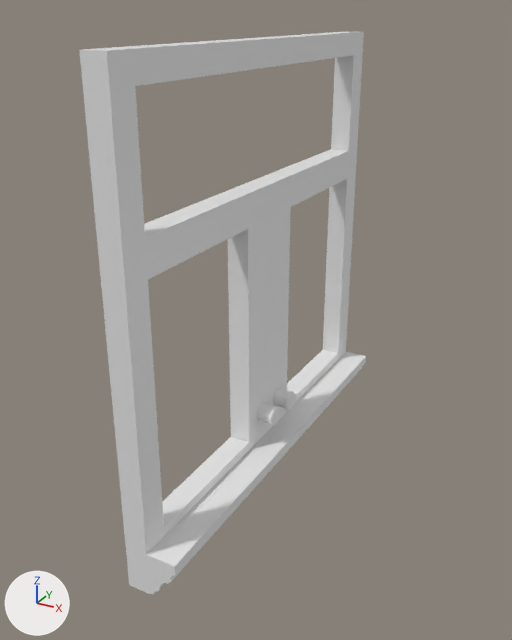
What one commit did to the Blender file BlenderAssets/Levels/wall_blockouts.blend.
The view is the same before and after, from a 50 mm lens placed at (1.39, -3.66, 2.11), pointed at (0.03, -1.18, 0.87). The axes (+X, +Y, +Z) are drawn at lower left. The lights are the same throughout.

The first picture shows 'SM_BWall_PieceD_03'.
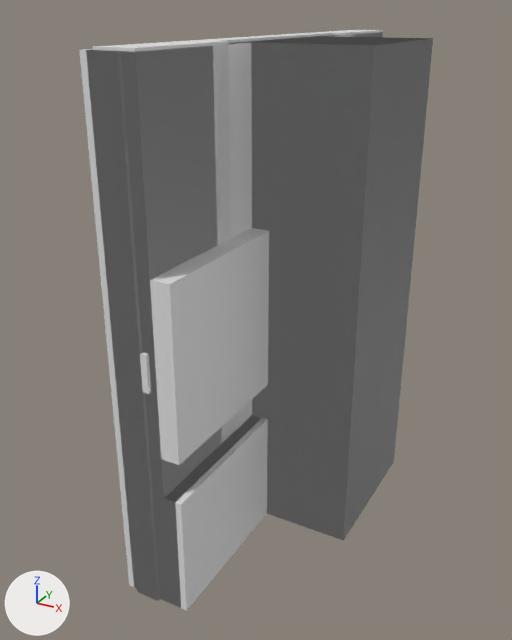
The edits, one by one:
Object 'SM_BWall_PieceA_02' (ob_sm_bwall_piecea_02) is now shown.
Object 'SM_BWall_PieceA_02' (ob_sm_bwall_piecea_02) moves from (0.1, 1.0, 0.0) to (0.1, 0.0, 0.0).
Object 'SM_BWall_PieceA_03' (ob_sm_bwall_piecea_03) is now shown.
Object 'SM_BWall_PieceA_03' (ob_sm_bwall_piecea_03) moves from (0.1, 1.0, 0.009) to (0.1, 0.0, 0.009).
Object 'SM_BWall_PieceB_01' (ob_sm_bwall_pieceb_01) is now shown.
Object 'SM_BWall_PieceB_01' (ob_sm_bwall_pieceb_01) moves from (0.175, 1.0, 0.0) to (0.175, 0.0, 0.0).
Object 'SM_BWall_PieceB_02' (ob_sm_bwall_pieceb_02) is now shown.
Object 'SM_BWall_PieceB_02' (ob_sm_bwall_pieceb_02) moves from (0.075, 1.0, 0.0) to (0.075, 0.0, 0.0).
Object 'SM_BWall_PieceB_03' (ob_sm_bwall_pieceb_03) is now shown.
Object 'SM_BWall_PieceB_03' (ob_sm_bwall_pieceb_03) moves from (0.075, 1.0, 0.0) to (0.075, 0.0, 0.0).
Object 'SM_BWall_PieceC_01' (ob_sm_bwall_piecec_01) is now shown.
Object 'SM_BWall_PieceC_01' (ob_sm_bwall_piecec_01) moves from (0.05, 0.986, 0.0) to (0.05, -0.014, 0.0).
Object 'SM_BWall_PieceC_02' (ob_sm_bwall_piecec_02) is now shown.
Object 'SM_BWall_PieceC_02' (ob_sm_bwall_piecec_02) moves from (0.05, 0.986, 0.0) to (0.05, -0.014, 0.0).
Object 'SM_BWall_PieceD_01' (ob_sm_bwall_pieced_01) is now shown.
Object 'SM_BWall_PieceD_01' (ob_sm_bwall_pieced_01) moves from (0.15, 1.0, 0.0) to (0.15, 0.0, 0.0).
Object 'SM_BWall_PieceD_02' (ob_sm_bwall_pieced_02) is now shown.

Pixel boxes (x1, y1, x2, y2) of what changed, in the pictures (512 x 640 px):
'SM_BWall_PieceC_02', shown: after (90, 36, 433, 601)
'SM_BWall_PieceC_01', shown: after (90, 39, 433, 601)
'SM_BWall_PieceB_02', shown: after (89, 51, 269, 597)
'SM_BWall_PieceA_03', shown: after (93, 30, 383, 498)
'SM_BWall_PieceB_01', shown: after (86, 35, 333, 611)
'SM_BWall_PieceD_01', shown: after (153, 35, 353, 608)
'SM_BWall_PieceA_02', shown: after (121, 51, 234, 604)
'SM_BWall_PieceB_03', shown: after (87, 51, 164, 594)
'SM_BWall_PieceD_03', unchanged, covered by the edit: before (79, 32, 366, 594); after (79, 49, 175, 588)
